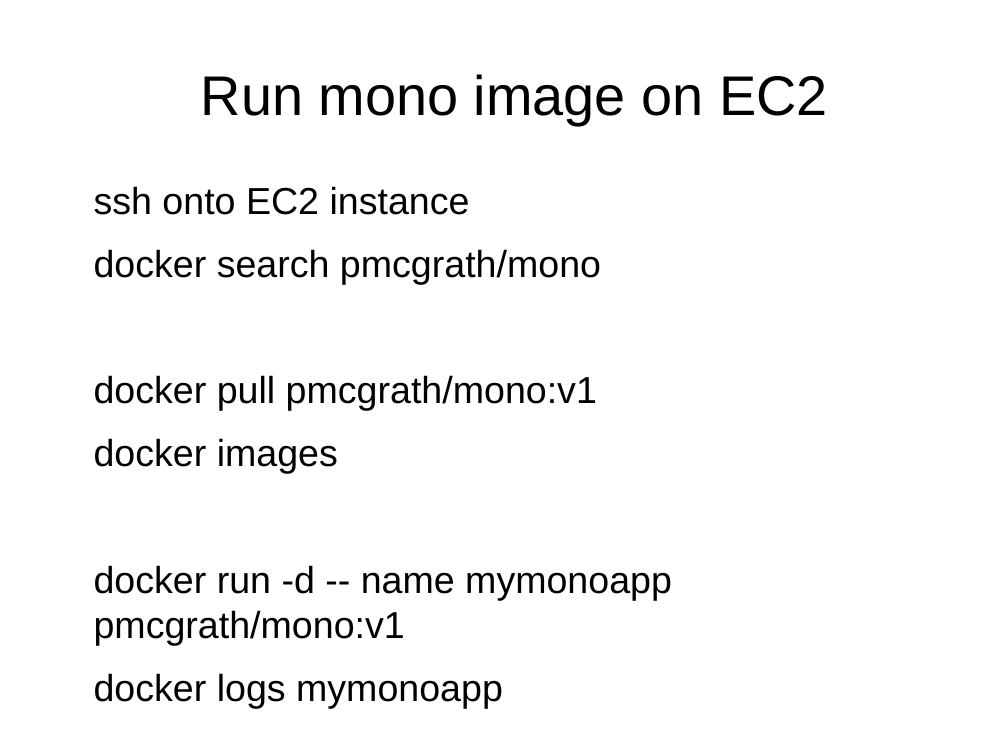
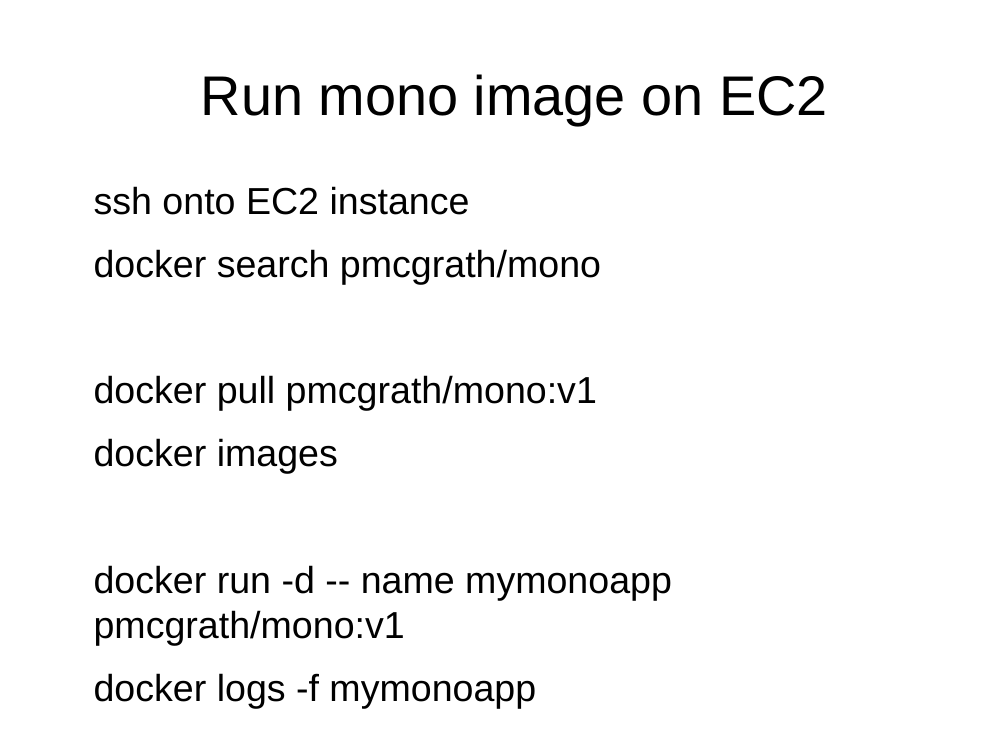
Before and after one commit to pmcgrath/presentations, a slide deck: slide 25 of corkaltnet_docker_20141118/corkaltnet_docker_20141118.odp. Drawn at 1008x756 pixels with LibreOffice and Linux fonts; fonts in the diff are those of the drawing. Boxes give left, top, right and bottom in pixels: in the first picture for what was removed or moved away, otherwise in the second. Text is boxed around its words. In the diff, an @@ line names an element or a change of style, - is before the commit and + after.

```diff
--- a/corkaltnet_docker_20141118/corkaltnet_docker_20141118.odp
+++ b/corkaltnet_docker_20141118/corkaltnet_docker_20141118.odp
@@ text at bbox=[94, 673, 536, 708]: text changed @@
-docker logs mymonoapp
+docker logs -f mymonoapp
```
Also in this commit, not shown: 10 other slides changed, 11 other files.
